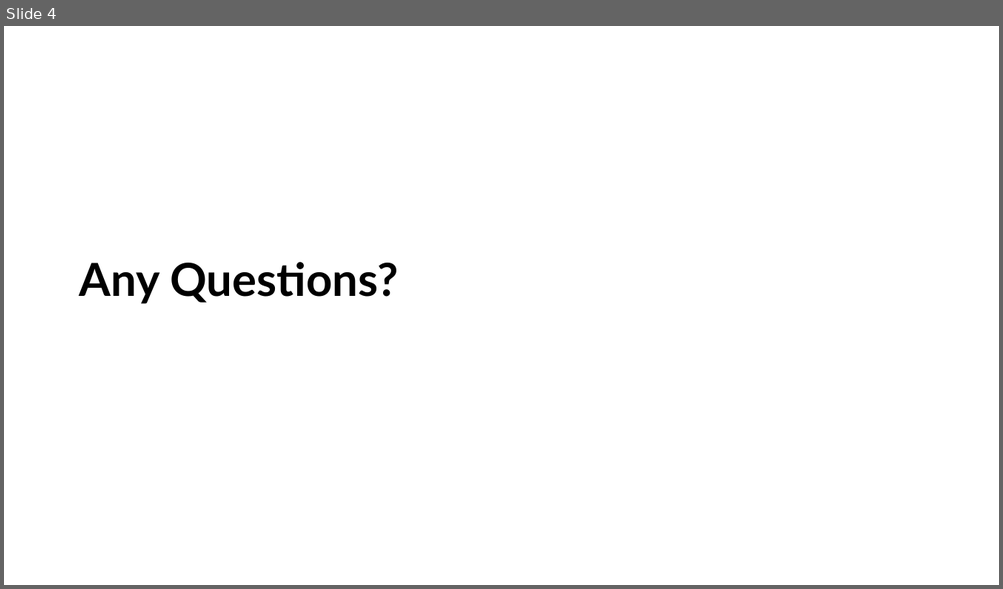
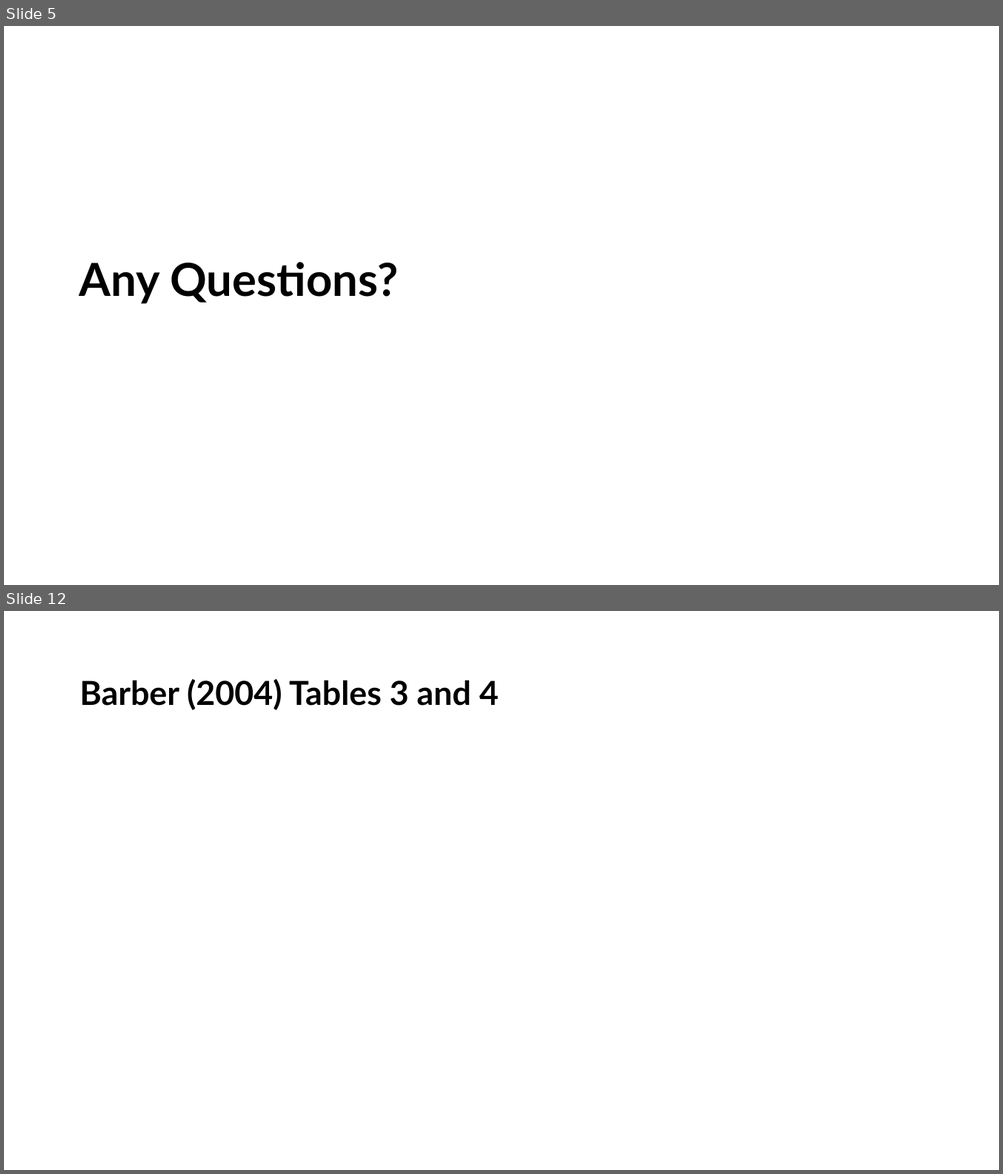
Before and after one commit to LittleMonkeyLab/PS52007Dslides, a slide deck: _site/lectures/Lecture03/Lecture03.pptx. Shown one above the other, each under a label of ours: slide 4 before the commit, slides 5 and 12 after it; the slides between them are not shown. The pictures are 1003x589 and 1003x1174 pixels, drawn with LibreOffice and Linux fonts; fonts in the diff are those of the drawing; background and template pictures are left out. Boxes give left, top, right and bottom in pixels: in the first picture for what was removed or moved away, otherwise in the second. Text is boxed around its words. In the diff, an @@ line names an element or a change of style, - is before the commit and + after.

```diff
--- a/_site/lectures/Lecture03/Lecture03.pptx
+++ b/_site/lectures/Lecture03/Lecture03.pptx
@@ slide 12 added at (4,611,999,1170), background #FFFFFF @@
@@ title added at (79,679,498,710), 32 pt, text #000000, bold @@
+Barber (2004) Tables 3 and 4
@@ what was slide 4 is now slide 5 @@
```
Also in this commit, not shown: 2 slides changed, 22 other slides added, 1 slide removed, 47 other files.
